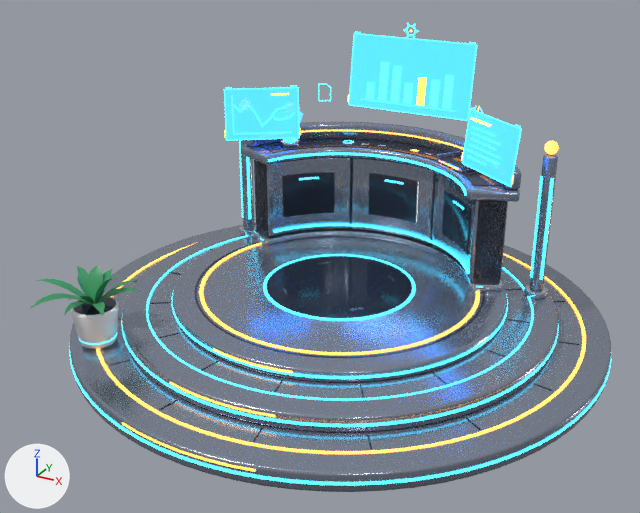
The glTF model assets/models/stations/main_desk.glb as it was, and as the next commit left it.
One viewpoint serves both versions: a camera (50 mm lens) standing at (2.8, -5.39, 3.25) and looking at (-0.04, -0.22, 0.67). Every picture has the same lights, and +X, +Y and +Z are marked at lower left. The first picture is the older version.

Before the edit, the objects in view are built like this:
```python
mat_holo = principled_material('Holo')
mat_holo.base_color = (0.02, 0.2, 1.0)  # blue #277cff
mat_holo.roughness = 0.2
mat_holo.alpha = 0.8
mat_holo.emission_color = (0.03, 0.24, 1.0)  # blue #3086ff
mat_holo.emission_strength = 3.0
me_main_desk = bpy.data.meshes.new('main_desk')
me_main_desk.from_pydata(...)  # 11865 vertices, 22933 faces; spans x -2.01..2.01, y -2.01..2.01, z 0.0..2.13
me_main_desk.materials.append(mat_panel)  # grey #959eaf
me_main_desk.materials.append(mat_glowcyan)  # cyan #3fddff, glowing cyan #3fddff
me_main_desk.materials.append(mat_gloworange)  # orange #ffa645, glowing orange #ffa645
me_main_desk.materials.append(mat_paneldark)  # dark blue #2c3545
me_main_desk.materials.append(mat_trim)  # pale blue #ced7e5
me_main_desk.materials.append(mat_holo)  # blue #277cff, glowing blue #3086ff
me_main_desk.materials.append(mat_glowpurple)  # purple #c481ff, glowing purple #c481ff
me_main_desk.materials.append(mat_pot)  # white #f3f5f7
me_main_desk.materials.append(mat_leaf)  # green #389965
ob_main_desk = bpy.data.objects.new('main_desk', me_main_desk)
ob_main_desk.location = (0.0, 0.0, 0.0)
```
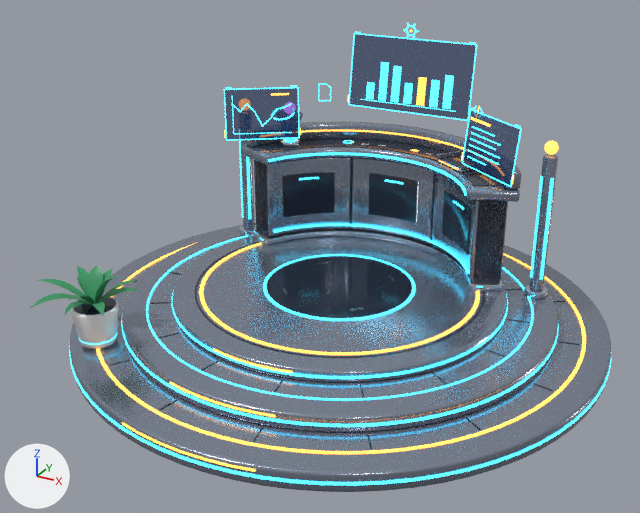
Pixel boxes [x1, y1, x2, y2] of what changed, in the pictures (640 x 513 px):
'main_desk', recoloured, surface changed
    both: [111, 32, 557, 472]

The change in detail:
Material 'Holo' (mat_holo) changes colour from blue #277cff to black #08122b; in linear values from (0.02, 0.2, 1.0) to (0.0024, 0.006, 0.0242).
In material 'Holo' (mat_holo), alpha goes from 0.8 to 0.55.
In material 'Holo' (mat_holo), emission_color goes from (0.03, 0.24, 1.0) (blue #3086ff) to (0.004, 0.02, 0.07) (dark blue #0d274b).
In material 'Holo' (mat_holo), emission_strength goes from 3.0 to 1.0.
